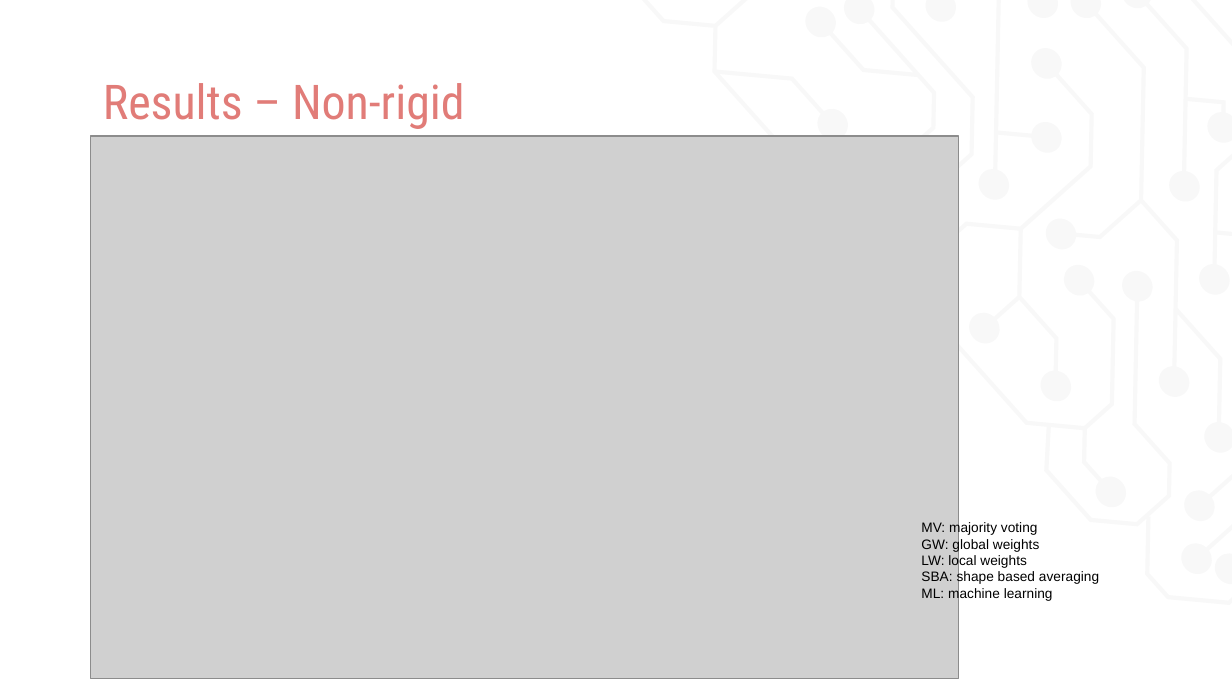
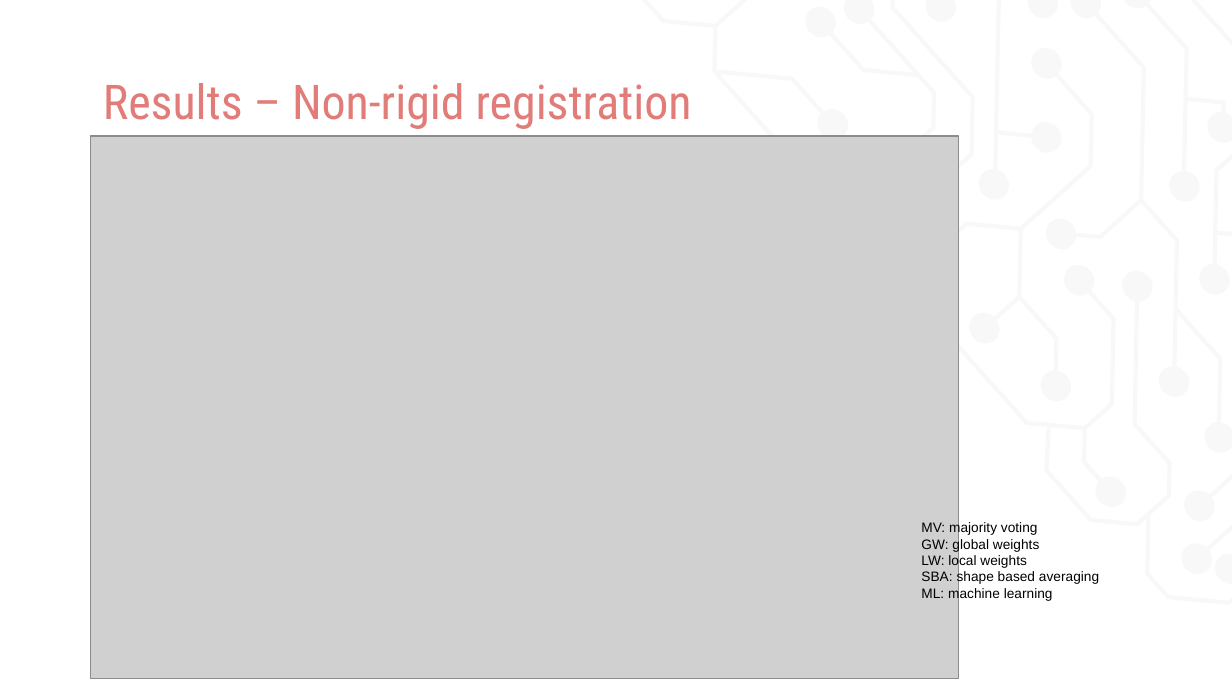
Before and after one commit to uro1012/MIALab, a slide deck: slide 9 of presentation/Presentation.pptx. Drawn at 1232x693 pixels with LibreOffice and Linux fonts; fonts in the diff are those of the drawing; grey boxes stand for pictures. Boxes give left, top, right and bottom in pixels: in the first picture for what was removed or moved away, otherwise in the second. Text is boxed around its words. In the diff, an @@ line names an element or a change of style, - is before the commit and + after.

```diff
--- a/presentation/Presentation.pptx
+++ b/presentation/Presentation.pptx
@@ title at <box>103,83,692,129</box>: text changed @@
-Results – Non-rigid
+Results – Non-rigid registration
```
Also in this commit, not shown: 2 other slides changed, 1 slide added.
